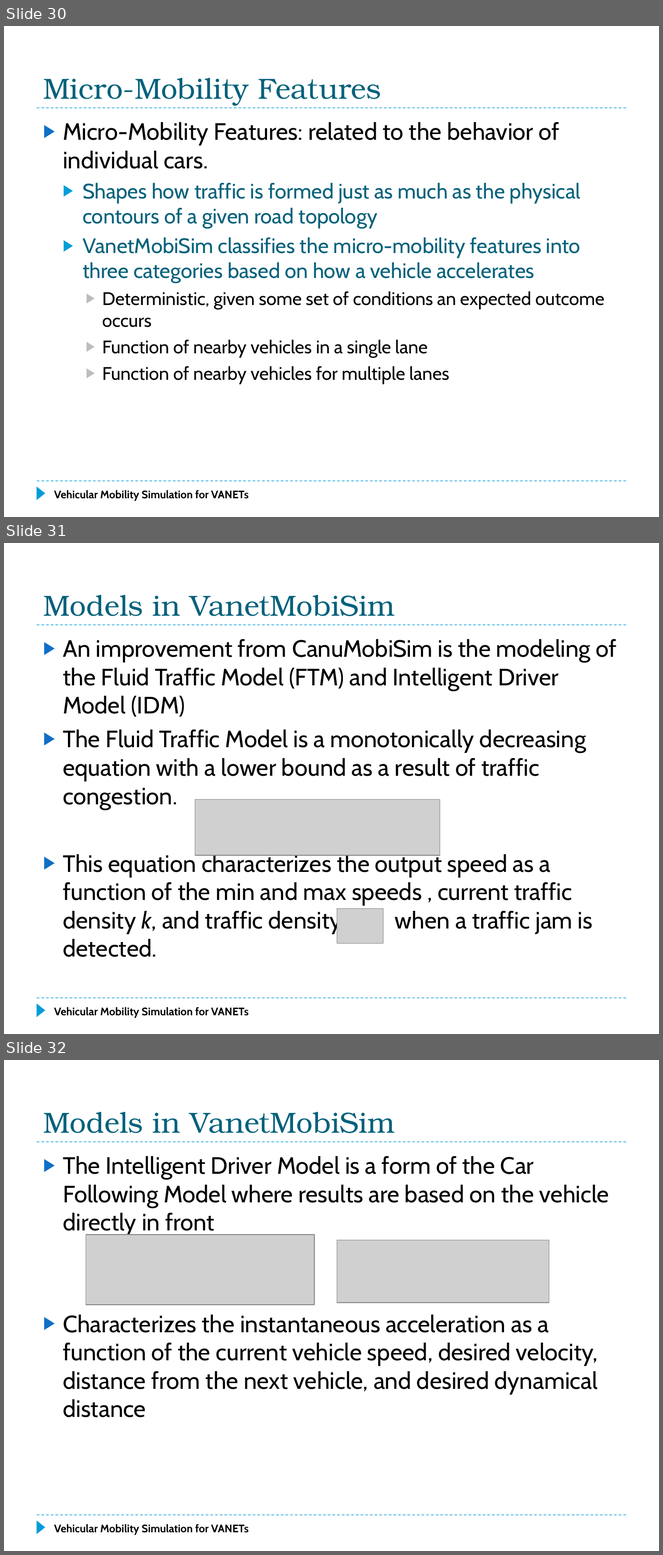
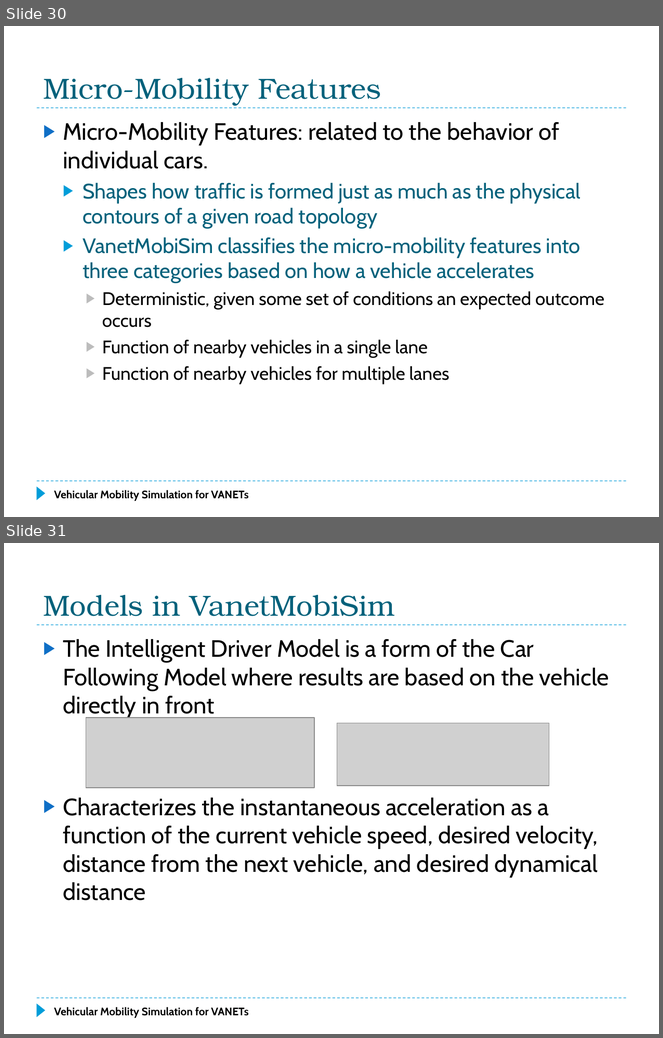
Before and after one commit to f33losopher/EEMaster_VANET, a slide deck: VANET_Felix.pptx. Shown one above the other, each under a label of ours: slides 30, 31 and 32 before the commit, slides 30 and 31 after it. The pictures are 663x1555 and 663x1038 pixels, drawn with LibreOffice and Linux fonts; fonts in the diff are those of the drawing; grey boxes stand for pictures. Boxes give left, top, right and bottom in pixels: in the first picture for what was removed or moved away, otherwise in the second. Text is boxed around its words. In the diff, an @@ line names an element or a change of style, - is before the commit and + after.

```diff
--- a/VANET_Felix.pptx
+++ b/VANET_Felix.pptx
@@ slide 31 removed at <box>4,543,659,1034</box>, background #FFFFFF; not listed: 3 template elements that a slide beside it also shows @@
@@ title removed at <box>43,595,396,616</box> @@
-Models in VanetMobiSim
@@ text removed at <box>63,639,617,957</box> @@
-▶ An improvement from CanuMobiSim is the modeling of the Fluid Traffic Model (FTM) and Intelligent Driver Model (IDM)
-▶ The Fluid Traffic Model is a monotonically decreasing equation with a lower bound as a result of traffic congestion.
-▶ This equation characterizes the output speed as a function of the min and max speeds , current traffic density k, and traffic density when a traffic jam is detected.
@@ table removed at <box>114,705,551,733</box>, 2 rows, 2 columns @@
- | 
- | 
@@ picture removed at <box>195,800,440,856</box> @@
@@ picture removed at <box>337,909,384,943</box> @@
@@ text removed at <box>54,1007,248,1018</box> @@
-Vehicular Mobility Simulation for VANETs
@@ what was slide 32 is now slide 31 @@
```
Also in this commit, not shown: 7 slides changed, 2 slides added, 2 other slides removed, 1 other file.
